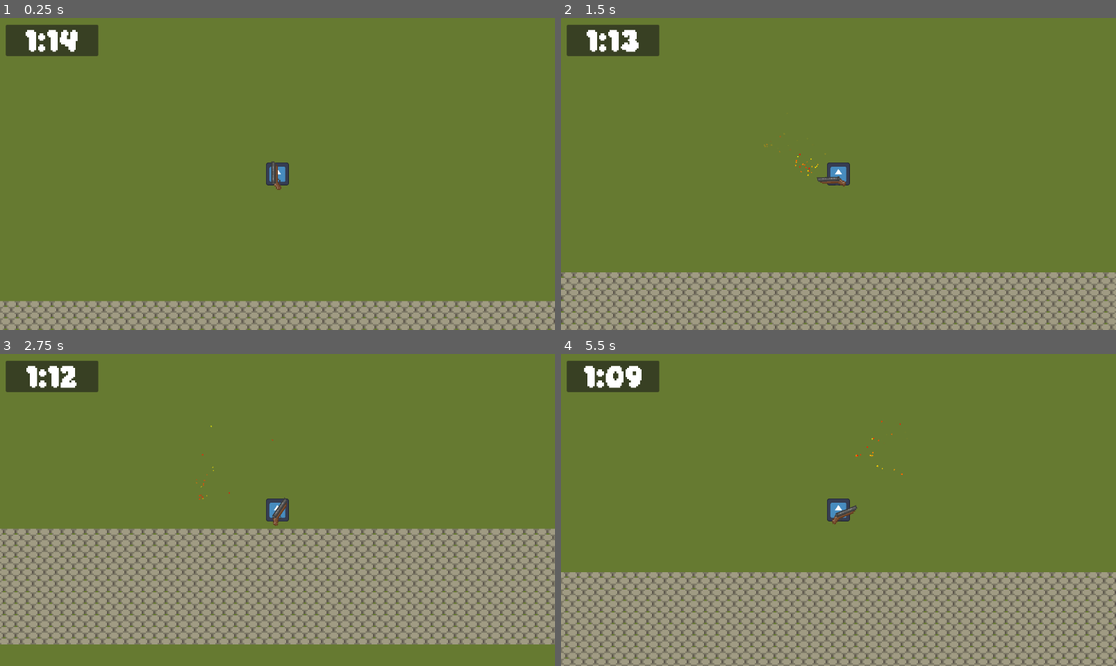
Above: before the commit, frames 1-4 (two rows, left to right).
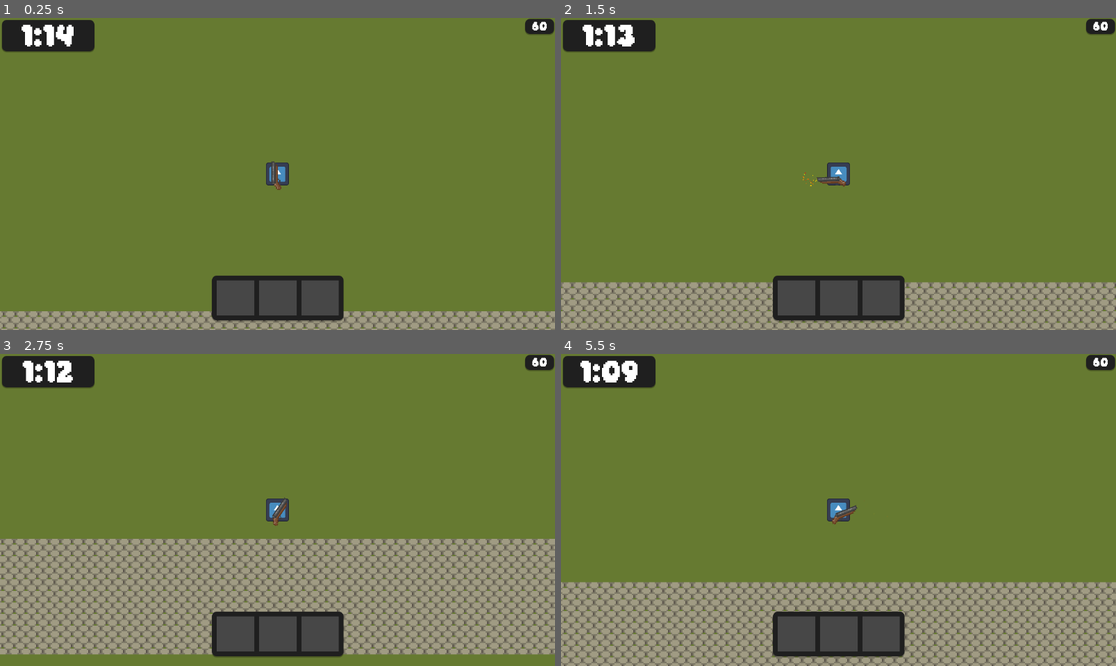
Above: after the commit, the same moments.

Repository: InsperCoding/Hug-Jam-2024.2
Game: Godot game, scene res://src/Main/main.tscn
Same seed, same stepped clock (60 frames per second), same inputs: the game is played once before the commit and once after it. The engine's default icon, where the game draws it, is replaced by a stand-in: a white triangle on a blue panel in a dark square.
Inputs (mouse positions are in pixels of both pictures, inside the frame that each line leads up to):
- Up to frame 1 (0.25 s): no input
- Up to frame 2 (1.5 s): tap Enter at 0.5 s; move the mouse to (960, 158) at 0.52 s; hold D (right) 0.53-1.28 s; click (960, 158) at 0.6 s; move the mouse to (727, 189) at 1.27 s; hold S (down) from 1.28 s (still down); click (727, 189) at 1.35 s
- Up to frame 3 (2.75 s): move the mouse to (333, 441) at 2.02 s; release S (down) at 2.03 s; hold D (right) from 2.03 s (still down); click (333, 441) at 2.1 s
- Up to frame 4 (5.5 s): move the mouse to (810, 572) at 2.77 s; release D (right) at 2.78 s; hold W (up) 2.78-3.53 s; click (810, 572) at 2.85 s; move the mouse to (1005, 556) at 3.52 s; hold A (left) 3.53-5.03 s; click (1005, 556) at 3.6 s; move the mouse to (672, 463) at 4.27 s; click (672, 463) at 4.35 s; move the mouse to (866, 510) at 5.02 s; hold S (down) from 5.03 s (still down); click (866, 510) at 5.1 s

The runs differ from the first frame. In frame 1, 10% of the frame differs, in the area x 0-100%, y 0-100%; in frame 2, 13%; in frame 3, 24%, in the area x 0-100%, y 0-98%; in frame 4, 18%.

Commit message:
UI prototype

Diff:
--- a/project.godot
+++ b/project.godot
@@ -14,6 +14,10 @@
 run/main_scene="res://src/Main/main.tscn"
 config/features=PackedStringArray("4.3", "Forward Plus")
 config/icon="res://assets/World/icon.svg"
+
+[display]
+
+window/stretch/aspect="expand"
 
 [input]
 
--- a/src/Main/Shotgun.gd
+++ b/src/Main/Shotgun.gd
@@ -31,7 +31,6 @@
 
 	# change position to the muzzle
 	muzzleflash.global_position = $Muzzle.global_position
-	muzzleflash.local_coords = false
 
 	# vector of direction is the velocity, pointing to the mouse
 	var direction : Vector2 = get_global_mouse_position() - global_position
--- a/src/Main/TimeLabel.gd
+++ b/src/Main/TimeLabel.gd
@@ -1,8 +1,9 @@
 extends CanvasLayer
 
 @export var timer : Timer
-@onready var timelabel : Label = $Control/Panel/Label
+@onready var timelabel : Label = $Control/TimerContainer/Timer
 
+# translate timer to a string of minutes and seconds
 func translate_time() -> String:
 	var minutes : int = int(timer.time_left / 60)
 	var seconds : int = fmod(timer.time_left, 60)
@@ -14,6 +15,10 @@
 		output = "%d:%d" % [minutes, seconds]
 	return output
 
+# capped at 60fps
 func _physics_process(delta):
+	timelabel.text = translate_time()
 
-	timelabel.text = translate_time()
+# not capped, so I used this one to draw fps
+func _process(delta: float) -> void:
+	$Control/FPSContainer/FPS.text = str(int(1/delta))
--- a/src/Main/main.tscn
+++ b/src/Main/main.tscn
@@ -418,6 +418,7 @@
 [node name="Player" parent="." instance=ExtResource("3_vddwb")]
 z_index = 1
 y_sort_enabled = true
+position = Vector2(-7, -7)
 
 [node name="Camera" type="Camera2D" parent="Player"]
 position = Vector2(8, 8)
--- a/src/Particles/muzzleflash.tscn
+++ b/src/Particles/muzzleflash.tscn
@@ -19,9 +19,10 @@
 angle_min = -30.0
 angle_max = 30.0
 direction = Vector3(0, 0, 0)
+spread = 40.0
 flatness = 0.25
 initial_velocity_min = 10.0
-initial_velocity_max = 75.0
+initial_velocity_max = 50.0
 gravity = Vector3(0, 0, 0)
 linear_accel_min = -10.0
 linear_accel_max = -5.0
@@ -38,9 +39,9 @@
 emitting = false
 amount = 20
 process_material = SubResource("ParticleProcessMaterial_x8r6c")
-lifetime = 3.0
 one_shot = true
 speed_scale = 2.5
 explosiveness = 1.0
 randomness = 0.2
+local_coords = true
 draw_order = 0
--- a/src/UI/gui.tscn
+++ b/src/UI/gui.tscn
@@ -1,35 +1,103 @@
-[gd_scene load_steps=4 format=3 uid="uid://ck4e40jbt057w"]
+[gd_scene load_steps=6 format=3 uid="uid://ck4e40jbt057w"]
 
 [ext_resource type="FontFile" uid="uid://ih60prd568q3" path="res://assets/Daydream.ttf" id="1_7hi1b"]
 [ext_resource type="Script" path="res://src/Main/TimeLabel.gd" id="2_03mj0"]
+[ext_resource type="StyleBox" uid="uid://i45xp457ssoy" path="res://src/UI/panelstyle.tres" id="2_f5xfe"]
+
+[sub_resource type="LabelSettings" id="LabelSettings_lvoog"]
+font = ExtResource("1_7hi1b")
+font_size = 40
 
 [sub_resource type="LabelSettings" id="LabelSettings_02hjv"]
 font = ExtResource("1_7hi1b")
-font_size = 40
 
-[node name="Control" type="CanvasLayer"]
+[node name="Layer" type="CanvasLayer"]
 script = ExtResource("2_03mj0")
 
 [node name="Control" type="Control" parent="."]
 layout_mode = 3
-anchors_preset = 0
-offset_right = 40.0
-offset_bottom = 40.0
+anchors_preset = 15
+anchor_right = 1.0
+anchor_bottom = 1.0
+grow_horizontal = 2
+grow_vertical = 2
 
-[node name="Panel" type="Panel" parent="Control"]
+[node name="TimerContainer" type="PanelContainer" parent="Control"]
 layout_mode = 2
-offset_left = 12.0
-offset_top = 14.0
-offset_right = 204.0
-offset_bottom = 79.0
+offset_left = 4.0
+offset_top = 4.0
+offset_right = 196.0
+offset_bottom = 69.0
+theme_override_styles/panel = ExtResource("2_f5xfe")
 
-[node name="Label" type="Label" parent="Control/Panel"]
-layout_mode = 0
-offset_left = 1.0
-offset_right = 191.0
-offset_bottom = 67.0
+[node name="Timer" type="Label" parent="Control/TimerContainer"]
+layout_mode = 2
 text = "1:00
 "
+label_settings = SubResource("LabelSettings_lvoog")
+horizontal_alignment = 1
+vertical_alignment = 1
+
+[node name="FPSContainer" type="PanelContainer" parent="Control"]
+layout_mode = 1
+anchors_preset = 1
+anchor_left = 1.0
+anchor_right = 1.0
+offset_left = -62.0
+offset_top = 2.0
+offset_right = -2.0
+offset_bottom = 33.0
+grow_horizontal = 0
+theme_override_styles/panel = ExtResource("2_f5xfe")
+
+[node name="FPS" type="Label" parent="Control/FPSContainer"]
+layout_mode = 2
+text = "FPS"
 label_settings = SubResource("LabelSettings_02hjv")
 horizontal_alignment = 1
 vertical_alignment = 1
+
+[node name="PanelContainer" type="PanelContainer" parent="Control"]
+layout_mode = 1
+anchors_preset = 7
+anchor_left = 0.5
+anchor_top = 1.0
+anchor_right = 0.5
+anchor_bottom = 1.0
+offset_left = -136.5
+offset_top = -113.0
+offset_right = 136.5
+offset_bottom = -20.0
+grow_horizontal = 2
+grow_vertical = 0
+theme_override_styles/panel = ExtResource("2_f5xfe")
+
+[node name="InventoryBarMargin" type="MarginContainer" parent="Control/PanelContainer"]
+layout_mode = 2
+theme_override_constants/margin_left = 10
+theme_override_constants/margin_top = 10
+theme_override_constants/margin_right = 10
+theme_override_constants/margin_bottom = 10
+
+[node name="InventoryBarGrid" type="GridContainer" parent="Control/PanelContainer/InventoryBarMargin"]
+layout_mode = 2
+theme_override_constants/h_separation = 10
+columns = 3
+
+[node name="Slot1" type="ColorRect" parent="Control/PanelContainer/InventoryBarMargin/InventoryBarGrid"]
+layout_mode = 2
+size_flags_horizontal = 3
+size_flags_vertical = 3
+color = Color(0.466667, 0.466667, 0.466667, 0.45098)
+
+[node name="Slot2" type="ColorRect" parent="Control/PanelContainer/InventoryBarMargin/InventoryBarGrid"]
+layout_mode = 2
+size_flags_horizontal = 3
+size_flags_vertical = 3
+color = Color(0.466667, 0.466667, 0.466667, 0.45098)
+
+[node name="Slot3" type="ColorRect" parent="Control/PanelContainer/InventoryBarMargin/InventoryBarGrid"]
+layout_mode = 2
+size_flags_horizontal = 3
+size_flags_vertical = 3
+color = Color(0.466667, 0.466667, 0.466667, 0.45098)
--- /dev/null
+++ b/src/UI/panelstyle.tres
@@ -0,0 +1,11 @@
+[gd_resource type="StyleBoxFlat" format=3 uid="uid://i45xp457ssoy"]
+
+[resource]
+bg_color = Color(0.122252, 0.122252, 0.122252, 1)
+corner_radius_top_left = 10
+corner_radius_top_right = 10
+corner_radius_bottom_right = 10
+corner_radius_bottom_left = 10
+shadow_color = Color(0, 0, 0, 0.27451)
+shadow_size = 1
+shadow_offset = Vector2(0, 2)
